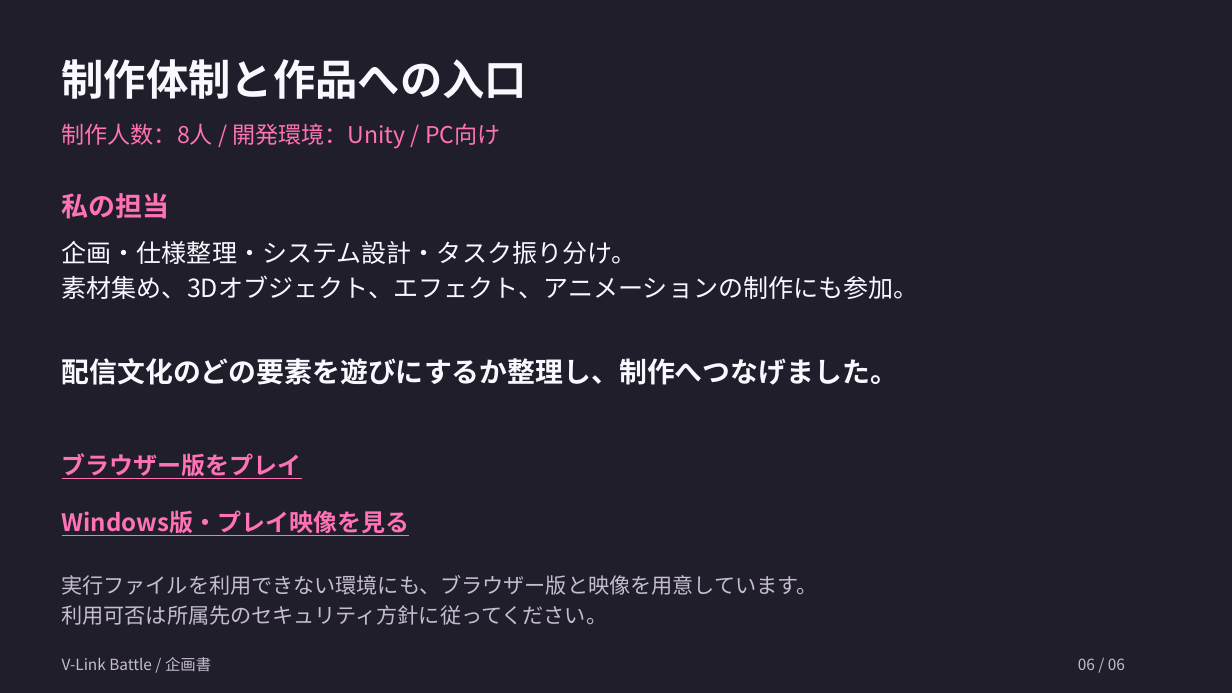
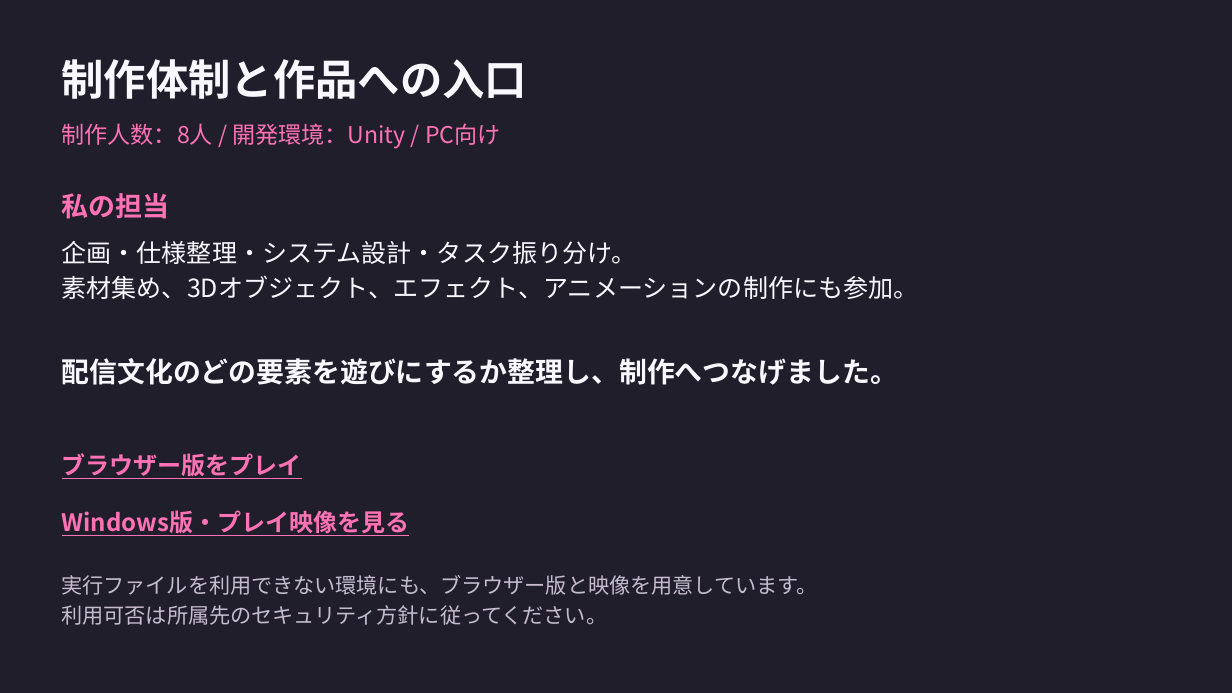
Before and after one commit to kuon-haruto/portfolio, a slide deck: slide 6 of documents/proposals/v-link-battle_proposal.pptx. Drawn at 1232x693 pixels with LibreOffice and Linux fonts; fonts in the diff are those of the drawing. Boxes give left, top, right and bottom in pixels: in the first picture for what was removed or moved away, otherwise in the second. Text is boxed around its words. In the diff, an @@ line names an element or a change of style, - is before the commit and + after.

```diff
--- a/documents/proposals/v-link-battle_proposal.pptx
+++ b/documents/proposals/v-link-battle_proposal.pptx
@@ text removed at bbox=[62, 657, 211, 671] @@
-V-Link Battle / 企画書
@@ text removed at bbox=[1078, 658, 1125, 670] @@
-06 / 06
```
Also in this commit, not shown: 5 other slides changed, 14 other files.
